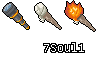
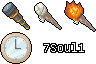
Comparing the layer stacks of the two 96x64 images. Changes:
added layer "clock" over (0, 32, 32, 64)
